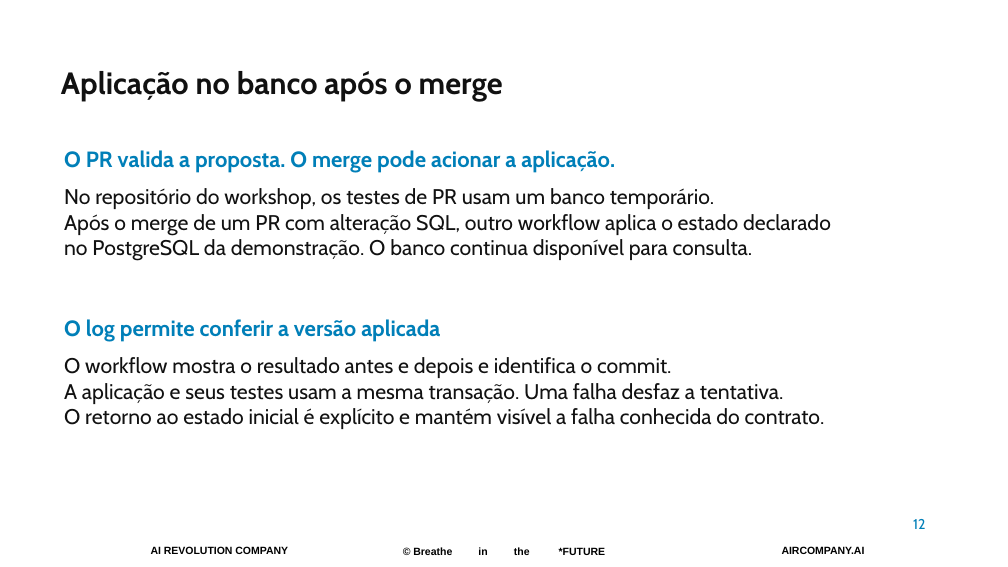
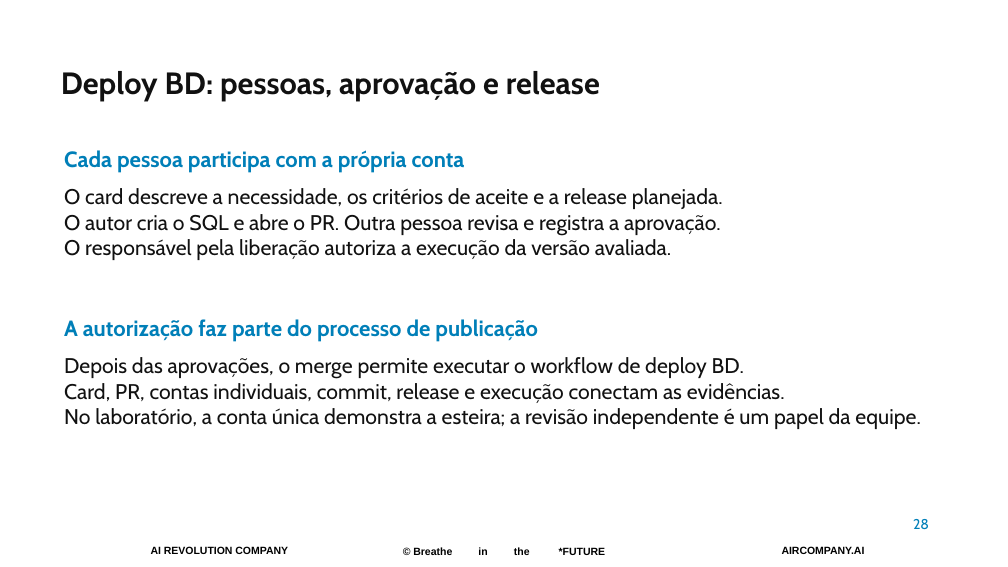
Before and after one commit to pedropalmieri/workshop4-pr-sql-ia, a slide deck: slide 28 of materiais/Workshop4-19nov2026.pptx (slide 12 before the commit). Drawn at 1008x567 pixels with LibreOffice and Linux fonts; fonts in the diff are those of the drawing; background and template pictures are left out. Boxes give left, top, right and bottom in pixels: in the first picture for what was removed or moved away, otherwise in the second. Text is boxed around its words. In the diff, an @@ line names an element or a change of style, - is before the commit and + after.

Commit message:
Organiza scripts SQL versionados e promoção develop para main

```diff
--- a/materiais/Workshop4-19nov2026.pptx
+++ b/materiais/Workshop4-19nov2026.pptx
@@ text at [61, 71, 600, 101]: text changed @@
-Aplicação no banco após o merge
+Deploy BD: pessoas, aprovação e release
@@ text at [64, 150, 465, 173]: text changed @@
-O PR valida a proposta. O merge pode acionar a aplicação.
+Cada pessoa participa com a própria conta
@@ text at [64, 188, 723, 260]: text changed @@
-No repositório do workshop, os testes de PR usam um banco temporário.
-Após o merge de um PR com alteração SQL, outro workflow aplica o estado declarado
-no PostgreSQL da demonstração. O banco continua disponível para consulta.
+O card descreve a necessidade, os critérios de aceite e a release planejada.
+O autor cria o SQL e abre o PR. Outra pessoa revisa e registra a aprovação.
+O responsável pela liberação autoriza a execução da versão avaliada.
@@ text at [64, 319, 538, 342]: text changed @@
-O log permite conferir a versão aplicada
+A autorização faz parte do processo de publicação
@@ text at [64, 357, 920, 429]: text changed @@
-O workflow mostra o resultado antes e depois e identifica o commit.
-A aplicação e seus testes usam a mesma transação. Uma falha desfaz a tentativa.
-O retorno ao estado inicial é explícito e mantém visível a falha conhecida do contrato.
+Depois das aprovações, o merge permite executar o workflow de deploy BD.
+Card, PR, contas individuais, commit, release e execução conectam as evidências.
+No laboratório, a conta única demonstra a esteira; a revisão independente é um papel da equipe.
@@ text at [913, 519, 929, 530]: text changed @@
-12
+28
```
Also in this commit, not shown: 20 other slides changed, 4 slides added, 55 other files.
